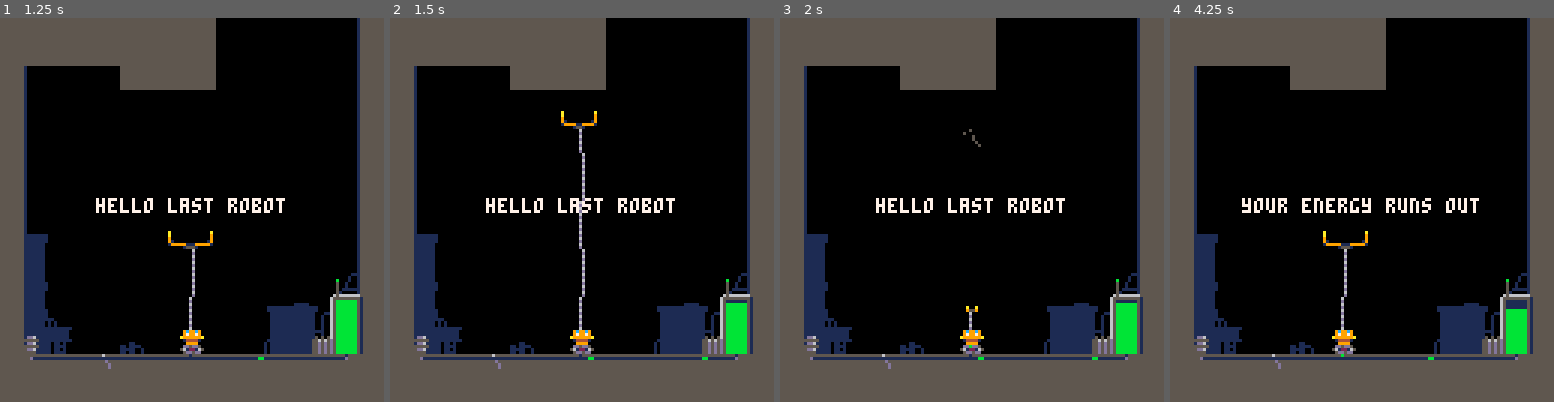
Above: before the commit, frames 1-4 (left to right).
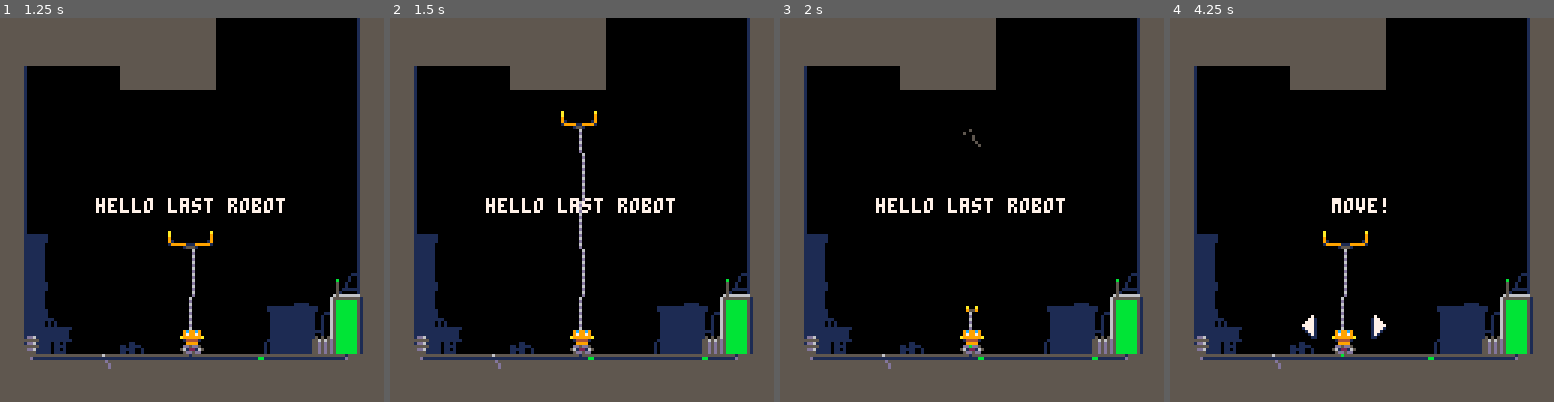
Above: after the commit, the same moments.

Repository: headjump/ld39
Game: PICO-8 cartridge crane.p8
Same seed, same stepped clock (60 frames per second), same inputs: the game is played once before the commit and once after it.
Inputs:
- Up to frame 1 (1.25 s): tap X (X key) at 0.33, 1.07 s; tap O (Z key) at 0.7 s
- Up to frame 2 (1.5 s): no input
- Up to frame 3 (2 s): hold Right from 1.6 s (still down); tap O (Z key) at 1.7 s; tap X (X key) at 1.85 s
- Up to frame 4 (4.25 s): release Right at 2.1 s; tap O (Z key) every 0.4 s from 2.1 to 4.1 s; hold Right 2.47-3.03 s; tap X (X key) at 2.97, 4.08 s; hold Left 3.08-3.58 s; hold Right from 4.02 s (still down)

Frame 1 is identical in both runs. In frame 2, less than 0.1% of the frame differs, in the area x 87-93%, y 73-75%; in frame 3, less than 0.1%; in frame 4, 1.5%, in the area x 18-93%, y 46-84%.

Commit message:
update tutorial

Diff:
--- a/crane.p8
+++ b/crane.p8
@@ -90,6 +90,7 @@
      st.battery.amount+=timed(1)
     end
    end
+   e.generating_energy=generating_energy
    if(generating_energy)then
     e.wait_till_dispatch-=timed(1)
     if(e.wait_till_dispatch<=0)then
@@ -211,7 +212,7 @@
    if(e.dead)then e.dead_since+=timed(1) end
    if(not st.claw and not e.dead)then
     -- launch claw
-    if((btnp(4) or btnp(5)) and not st.consumer.busy)then
+    if((btnp(4) or btnp(5)) and not st.consumer.generating_energy)then
      st.claw=ngn_add(ent_claw(e))
     end
     -- set dir, driving
@@ -362,14 +363,18 @@
  local energy_every=15
  return {
   layer=3,
+  lose_energy=true,
   bar={14*8,11*8+6,7,17},
   amount=100.0,
+  full=true,
   nearly_empty=false,
   next_energy_in=energy_every,
   ani_cnt=0,
   upd=function(e)
-   e.amount=in_range(e.amount-timed(.2),0,100.0)
+   e.amount=in_range(e.amount-cond(e.lose_energy,timed(.2),0),0,100.0)
+   e.full=e.amount>=100.0
    e.nearly_empty=e.amount<=15
+
    e.ani_cnt+=timed(1)
    if(e.ani_cnt>30) then e.ani_cnt=0 end
    e.next_energy_in-=timed(1)
@@ -394,8 +399,11 @@
 end
 
 function director()
- local drw_msg=function(msg,col)
-  print(msg,64-#msg*2,60,col)
+ local drw_msg=function(msg,col,oy)
+  print(msg,64-#msg*2,60+(oy or 0),col)
+ end
+ local p_set_battery=function(active)
+  return {upd=function(e,st) st.battery.lose_energy=active; return true; end}
  end
  local p_msg=function(msg,col,time)
   local cnt=cntdwn(time)
@@ -405,7 +413,7 @@
   }
  end
  local p_wait=cntdwn
- local p_tut_move=function()
+ local p_tut_move=function(msg,col)
   --show < > arrows next to crane
   local blink_tgl=tgl(10)
   local done_cnt
@@ -415,17 +423,12 @@
      if(done_cnt.upd()) return true
     else
      blink_tgl.upd()
-     if(abs(st.crane.spd)>=1)then done_cnt=cntdwn(30) end
+     if(abs(st.crane.spd)>=1)then done_cnt=cntdwn(15) end
     end
    end,
    drw=function(e,st)
     local cx=st.crane.x; local cy=st.crane.y;
-    if(done_cnt)then
-     drw_msg("nice :)",3)
-     spr(65,cx,cy-12)
-     return
-    end
-    drw_msg("move!",7)
+    drw_msg(msg,col)
     if(blink_tgl.val>0)then
      spr(64,cx-12,cy-5)
      spr(64,cx+12,cy-5,1,1,1)
@@ -433,15 +436,37 @@
    end
   }
  end
- local p_tut_shoot=function()
+ local p_tut_battery=function(msg,col,time)
+  --show arrow to battery
+  local blink_tgl=tgl(10)
+  local done_cnt=cntdwn(time)
+  return {
+   upd=function()
+    blink_tgl.upd()
+    if(done_cnt.upd())then return true end
+   end,
+   drw=function(e,st)
+    local bat=st.battery.bar
+    drw_msg(msg,col)
+    if(blink_tgl.val>0)then spr(66,bat[1]-1,bat[2]-20) end
+   end
+  }
+ end
+ local p_tut_shoot=function(msg,msg2,col)
+  local wait_for_fillup=false
   return {
    upd=function(e,st)
-    return st.claw
+    if(st.consumer.busy)then wait_for_fillup=true end
+    return wait_for_fillup and st.battery.full
    end,
    drw=function(e,st)
     local target=ngn_tagged(t_consumable)[1]
-    if(target)then
+    if(target and not wait_for_fillup)then
+     drw_msg(msg,col)
      print("❎",target.x,target.y+10)
+    end
+    if(wait_for_fillup)then
+     drw_msg(msg2,col)
     end
    end
   }
@@ -459,18 +484,24 @@
    else
     if not phases then
      phases={
+      {p_set_battery,false},
       {p_wait,20},
       {p_msg,"hello last robot",7,60},
       {p_wait,20},
-      {p_msg,"your energy runs out",7,60},
-      {p_wait,20},
-      {p_tut_move},
+      {p_tut_move,"move!",7,"nice :)",3},
+      {p_wait,4},
+      {p_msg,"nice!",7,30},
+      {p_wait,12},
+      {p_msg,"bad news: aliens attack",7,60},
+      {p_wait,6},
+      {p_set_battery,true},
+      {p_tut_battery,"and your energy runs out",7,120},
       {p_wait,25},
-      {p_tut_shoot}
+      {p_tut_shoot,"grap a green alien","your energy fills up",7}
      }
     end
     --create current phase
-    if(not phase and #phases>0)then local nxt=phases[1]; phase=nxt[1](nxt[2],nxt[3],nxt[4]) end
+    if(not phase and #phases>0)then local nxt=phases[1]; phase=nxt[1](nxt[2],nxt[3],nxt[4],nxt[5]) end
     --upd phase and maybe proceed
     if(phase and phase.upd(e,st)) then del(phases,phases[1]); phase=nil end
 
@@ -937,12 +968,12 @@
 11111110101000001011010011111001001111110000000011111111101111110000000055d5d5d5111111155555555500000001100000000000000000000000
 11111111111111111011110011011001001111110011111011111111101111110000000055d5d5d5111111155555555500000001100000000000000000000000
 00000700000000000000000000000000000000000000000000000000000000000550000000000000000000044444444000000000000000000000000000000000
-000077100000007d0000000000000000000000000000000000000000000000000550000000000000000000044444444000000000000000000000000000000000
-00077710070007770000000000000000000000000000000000000000000000000550000000000000000000dd5d55444000000000000000000000000000000000
-00777710777077710000000000000000000000000000000000000000000000000550000000000000000000555555d55000000000000000000000000000000000
-00177710177777100000000000000000000000000000000000000000000000000550000000000000000000555555555000000000000000000000000000000000
-00017710017771000000000000000000000000000000000000000000000000000550000000000000000000122222555000000000000000000000000000000000
-00001710001710000000000000000000000000000000000000000000000000000550000000000000005000044444422000000000000000000000000000000000
+000077100000007d0077710000000000000000000000000000000000000000000550000000000000000000044444444000000000000000000000000000000000
+00077710070007770077710000000000000000000000000000000000000000000550000000000000000000dd5d55444000000000000000000000000000000000
+00777710777077717777777100000000000000000000000000000000000000000550000000000000000000555555d55000000000000000000000000000000000
+00177710177777100777771000000000000000000000000000000000000000000550000000000000000000555555555000000000000000000000000000000000
+00017710017771000077710000000000000000000000000000000000000000000550000000000000000000122222555000000000000000000000000000000000
+00001710001710000007100000000000000000000000000000000000000000000550000000000000005000044444422000000000000000000000000000000000
 00000110000100000000000000000000000000000000000000000000000000000550000000000000005000044444444000000000000000000000000000000000
 00000000000000000000000000000000000000000000000000000000000000000550000000000000065666624444444000000000000000000000000000000000
 00000000000000000000000000000000000000000000000000000000000000000550000000000000655555552444444000000000000000000000000000000000
Not shown, changed: api.md
